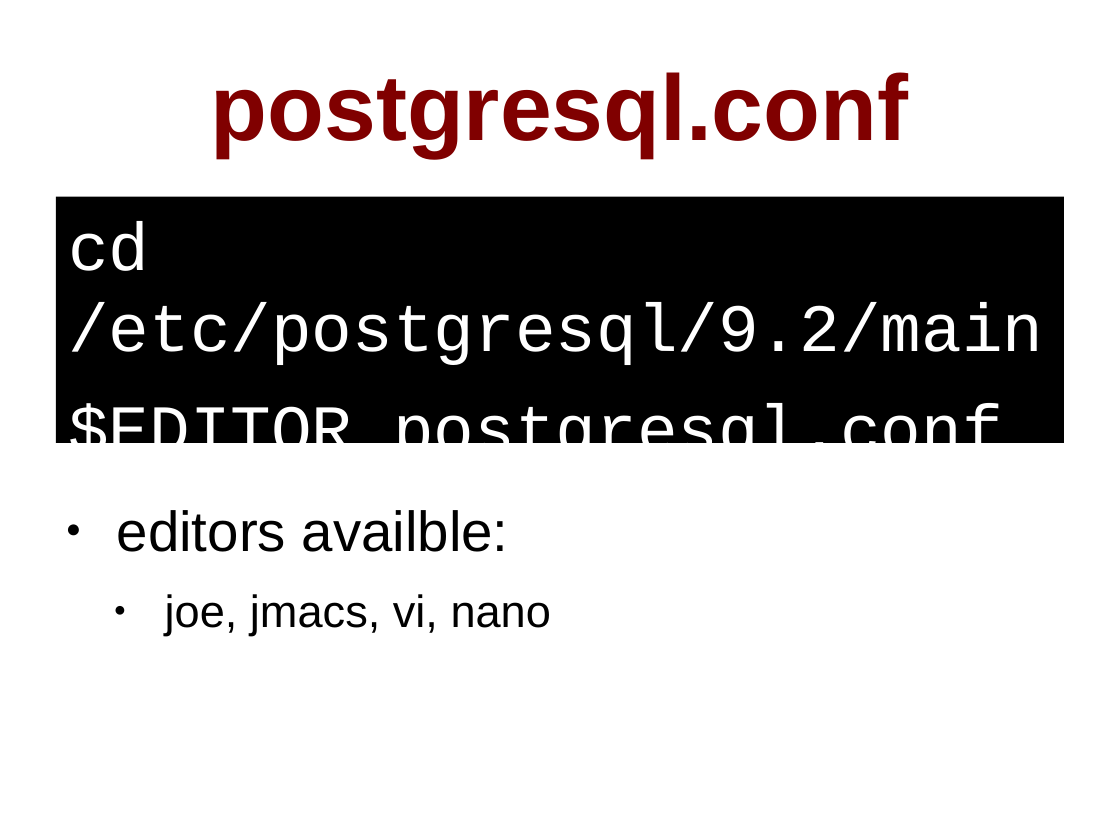
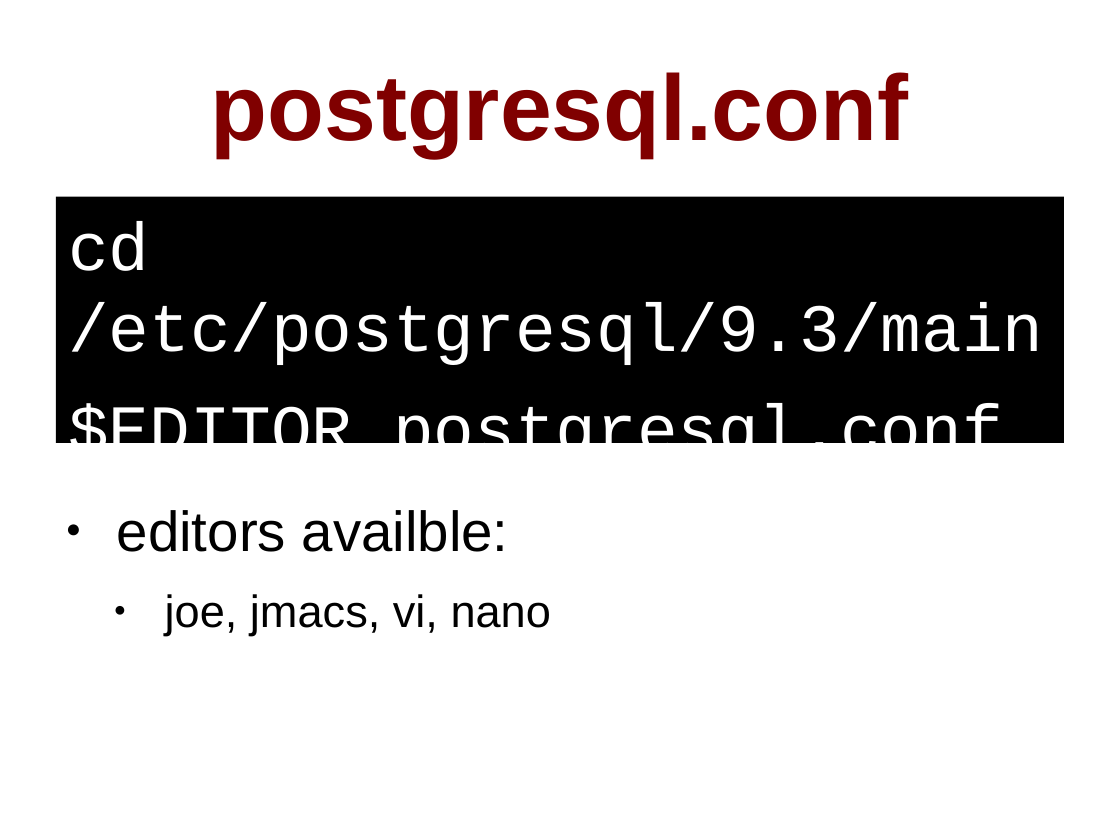
Before and after one commit to pgexperts/accidentalDBA, a slide deck: slide 66 of tutorial/accidental_dba_oscon.odp. Drawn at 1120x840 pixels with LibreOffice and Linux fonts; fonts in the diff are those of the drawing. Boxes give left, top, right and bottom in pixels: in the first picture for what was removed or moved away, otherwise in the second. Text is boxed around its words. In the diff, an @@ line names an element or a change of style, - is before the commit and + after.

Commit message:
Updated tutorial version to 0.4 and PostgreSQL 9.3 for OSCON 2014.

```diff
--- a/tutorial/accidental_dba_oscon.odp
+++ b/tutorial/accidental_dba_oscon.odp
@@ text at box(68, 221, 1043, 365): text changed @@
-cd /etc/postgresql/9.2/main
+cd /etc/postgresql/9.3/main
```
Also in this commit, not shown: 5 other slides changed, 11 other files.
